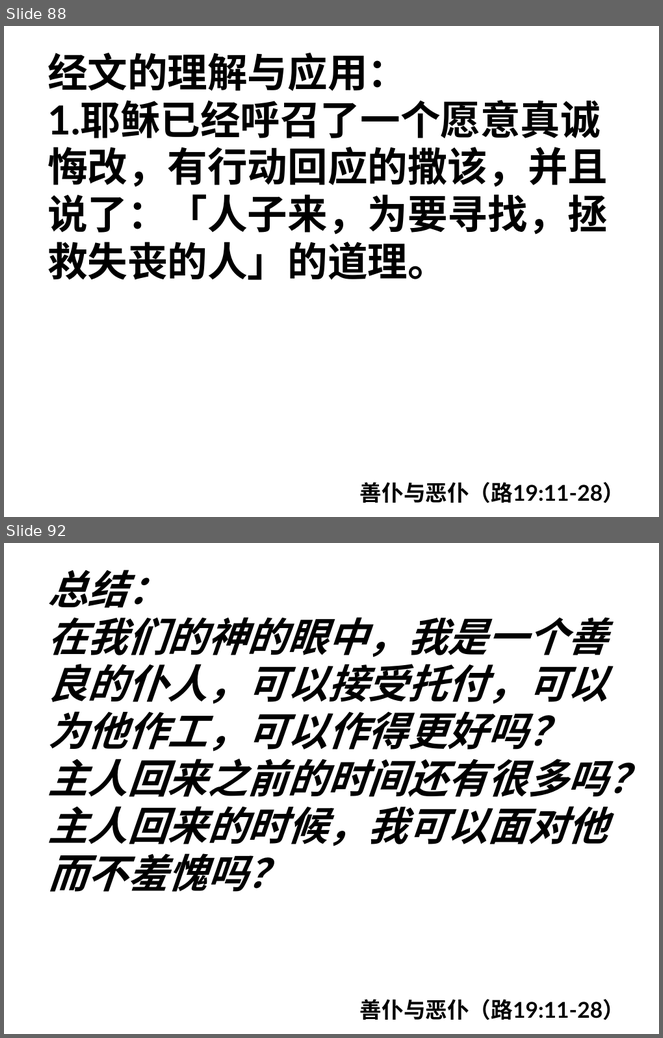
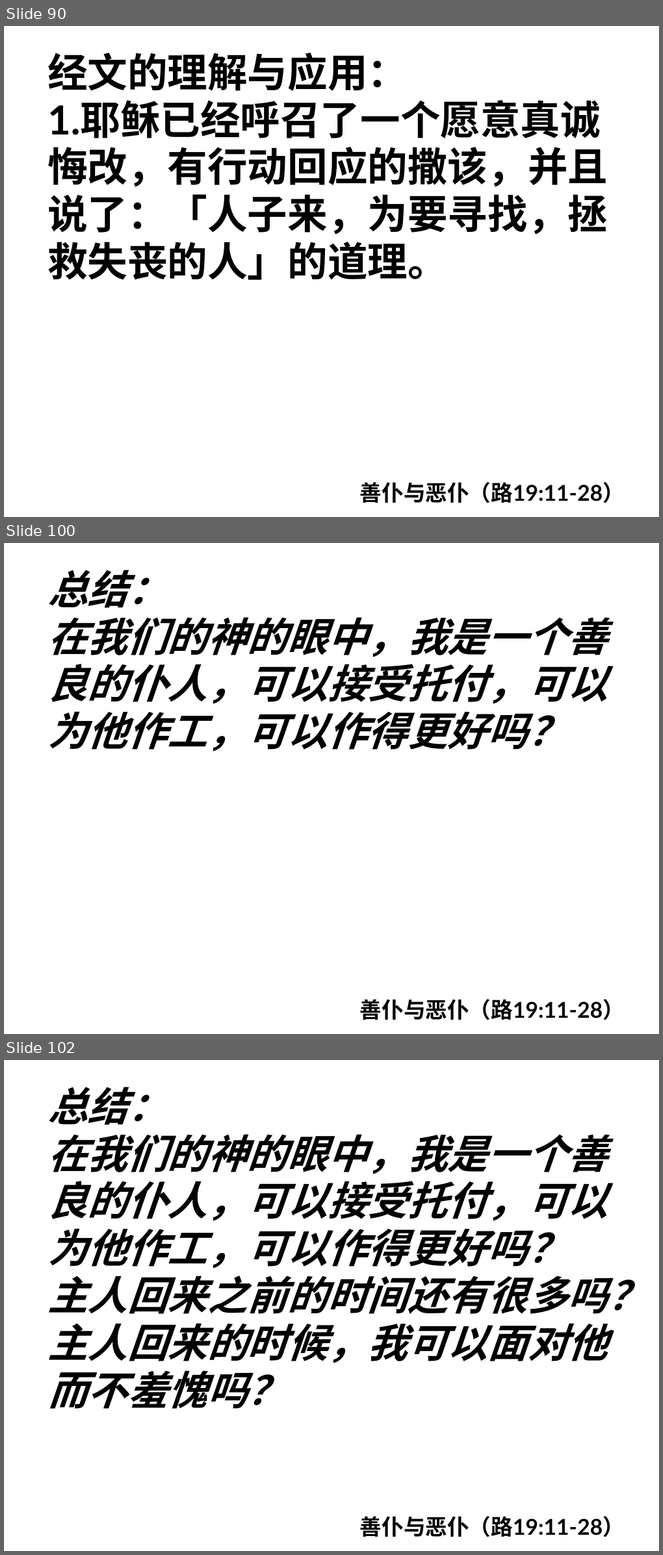
Before and after one commit to jackey-qiu/pyworship, a slide deck: 2023-08-16.pptx. Shown one above the other, each under a label of ours: slides 88 and 92 before the commit, slides 90, 100 and 102 after it; the slides between them are not shown. The pictures are 663x1038 and 663x1555 pixels, drawn with LibreOffice and Linux fonts; fonts in the diff are those of the drawing. Boxes give left, top, right and bottom in pixels: in the first picture for what was removed or moved away, otherwise in the second. Text is boxed around its words. In the diff, an @@ line names an element or a change of style, - is before the commit and + after.

```diff
--- a/2023-08-16.pptx
+++ b/2023-08-16.pptx
@@ slide 100 added at <box>4,543,659,1034</box>, background #FFFFFF @@
@@ text added at <box>48,570,608,752</box>, 44 pt, text #000000, bold, italic @@
+总结：
+在我们的神的眼中，我是一个善良的仆人，可以接受托付，可以为他作工，可以作得更好吗？
@@ text added at <box>360,999,625,1021</box>, 24 pt, text #000000, bold @@
+善仆与恶仆（路19:11-28）
@@ what was slide 88 is now slide 90 @@
@@ what was slide 92 is now slide 102 @@
```
Also in this commit, not shown: 5 slides changed, 8 other slides added, 1 other file.
